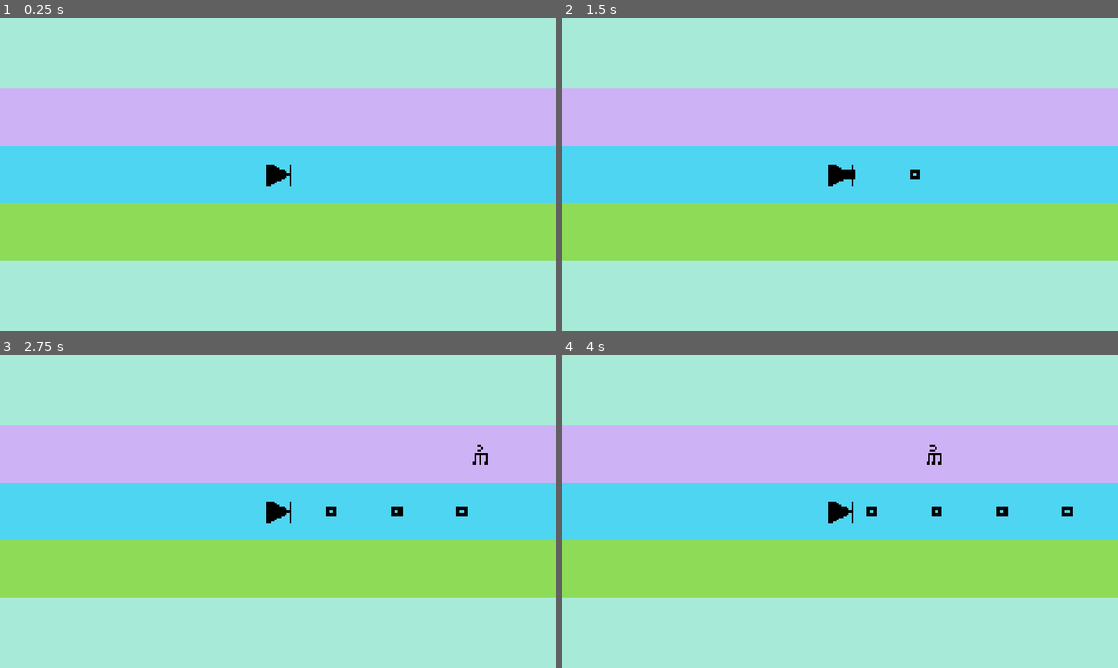
Above: before the commit, frames 1-4 (two rows, left to right).
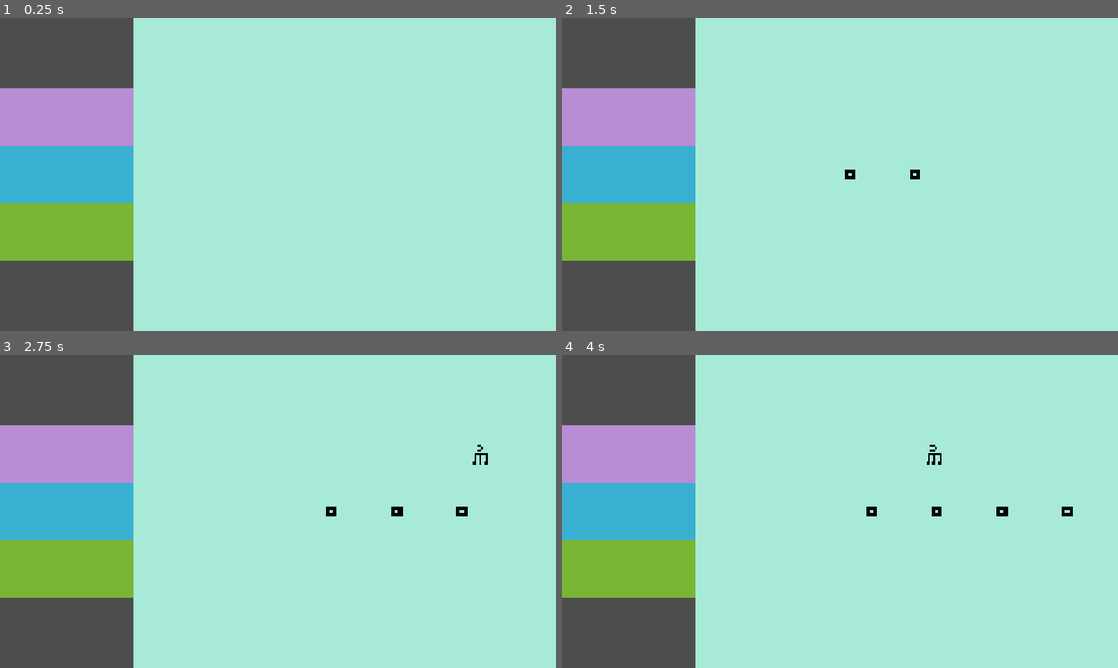
Above: after the commit, the same moments.

Repository: chorwat2137/haven-2026
Game: Godot game, scene res://scenes/main.tscn
Same seed, same stepped clock (60 frames per second), same inputs: the game is played once before the commit and once after it. This scene is started directly instead of the project's main scene.
Inputs:
- Up to frame 1 (0.25 s): no input
- Up to frame 2 (1.5 s): tap Enter (ui_accept) at 0.5, 0.77 s; hold Right (ui_right) from 0.53 s (still down); tap Space (shoot) at 0.6, 1.35 s
- Up to frame 3 (2.75 s): tap Enter (ui_accept) at 1.52 s; release Right (ui_right) at 2.03 s; hold Left (ui_left) from 2.03 s (still down); tap Space (shoot) at 2.1 s
- Up to frame 4 (4 s): release Left (ui_left) at 2.78 s; hold Right (ui_right) from 2.78 s (still down); tap Space (shoot) at 2.85, 3.6 s; tap Enter (ui_accept) at 3.02, 3.77 s

The runs differ from the first frame. In frame 1, 66% of the frame differs, in the area x 0-100%, y 0-100%; in frame 2, 66%; in frame 3, 66%; in frame 4, 66%.

Commit message:
Automatic sync

Diff:
--- a/scenes/main.tscn
+++ b/scenes/main.tscn
@@ -6,8 +6,6 @@
 
 [node name="Node" type="Node" unique_id=839730489]
 script = ExtResource("1_0wfyh")
-
-[node name="Spectrum" parent="." unique_id=137574055 instance=ExtResource("3_sugp2")]
 
 [node name="Linia" type="ColorRect" parent="." unique_id=1232044274]
 offset_left = -780.0
@@ -38,4 +36,7 @@
 
 [node name="Player" parent="." unique_id=2121710803 instance=ExtResource("1_o5qli")]
 
+[node name="Spectrum" parent="Player" unique_id=137574055 instance=ExtResource("3_sugp2")]
+position = Vector2(-500, -540)
+
 [node name="Camera2D2" type="Camera2D" parent="Player" unique_id=2011008339]
--- a/scripts/main.gd
+++ b/scripts/main.gd
@@ -33,9 +33,9 @@
 
 	score += speed
 	$Player.position.x += speed * delta * 60
-	$Spectrum.position.x = $Player.position.x - screen_size.x /2
+	#$Spectrum.position.x = $Player.position.x - screen_size.x /2
 	$Linia.position.x = $Player.position.x - screen_size.x/2
-	$Spectrum.position.y = $Player.position.y - screen_size.y /2
+	#$Spectrum.position.y = $Player.position.y - screen_size.y /2
 	generate_obs()
 
 var min_distance = 300
